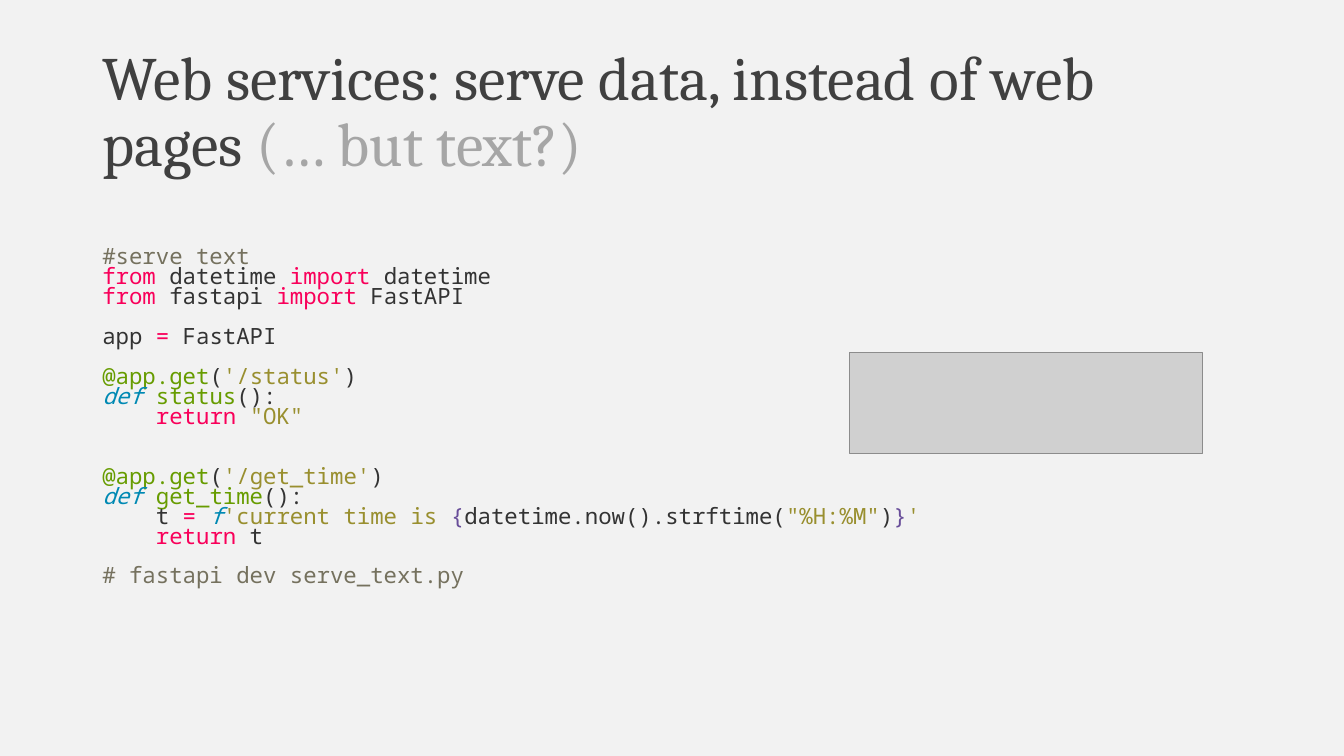
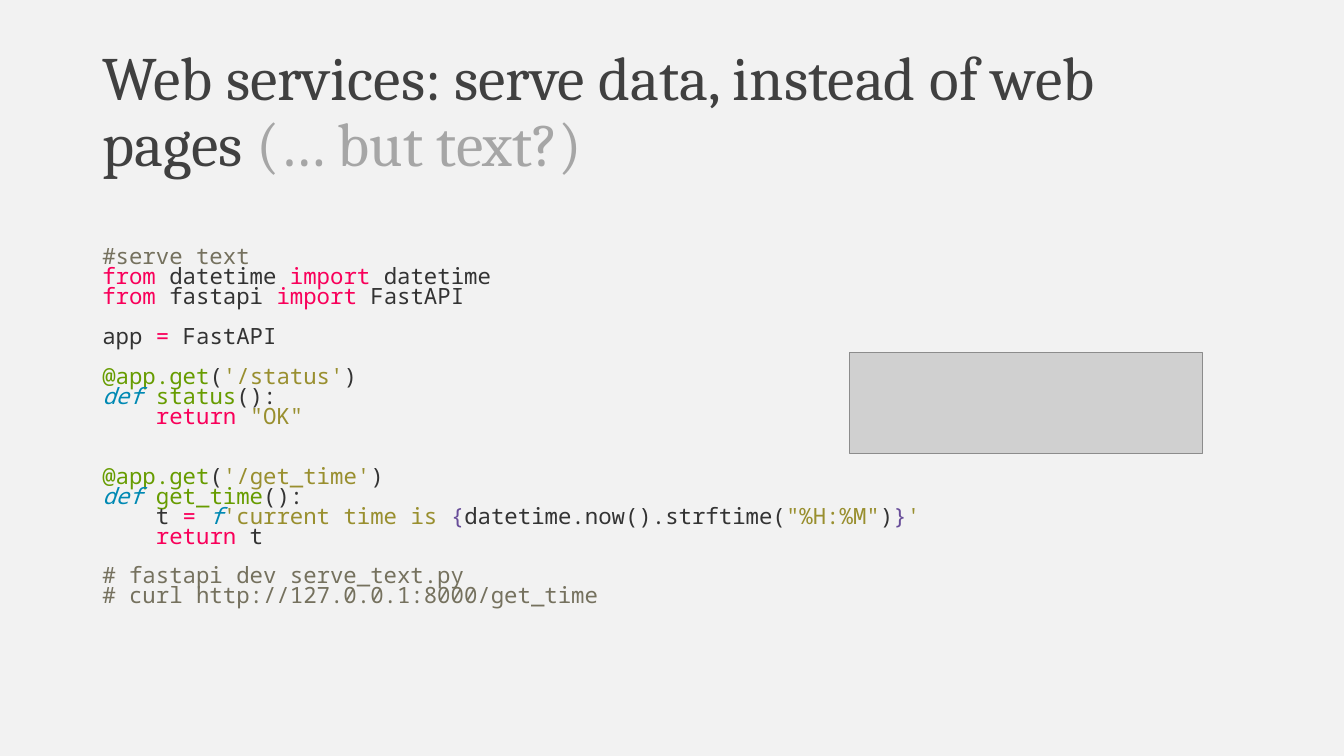
Before and after one commit to falconair/ProgrammingForAnalytics, a slide deck: slide 36 of lectures/075_web_services/The web, under the hood.pptx. Drawn at 1344x756 pixels with LibreOffice and Linux fonts; fonts in the diff are those of the drawing; grey boxes stand for pictures. Boxes give left, top, right and bottom in pixels: in the first picture for what was removed or moved away, otherwise in the second. Text is boxed around its words. In the diff, an @@ line names an element or a change of style, - is before the commit and + after.

```diff
--- a/lectures/075_web_services/The web, under the hood.pptx
+++ b/lectures/075_web_services/The web, under the hood.pptx
@@ text at (129, 583, 598, 609): paragraph added @@
+# curl http://127.0.0.1:8000/get_time
```
Also in this commit, not shown: 2 other slides changed, 1 slide added, 1 slide removed, 14 other files.
